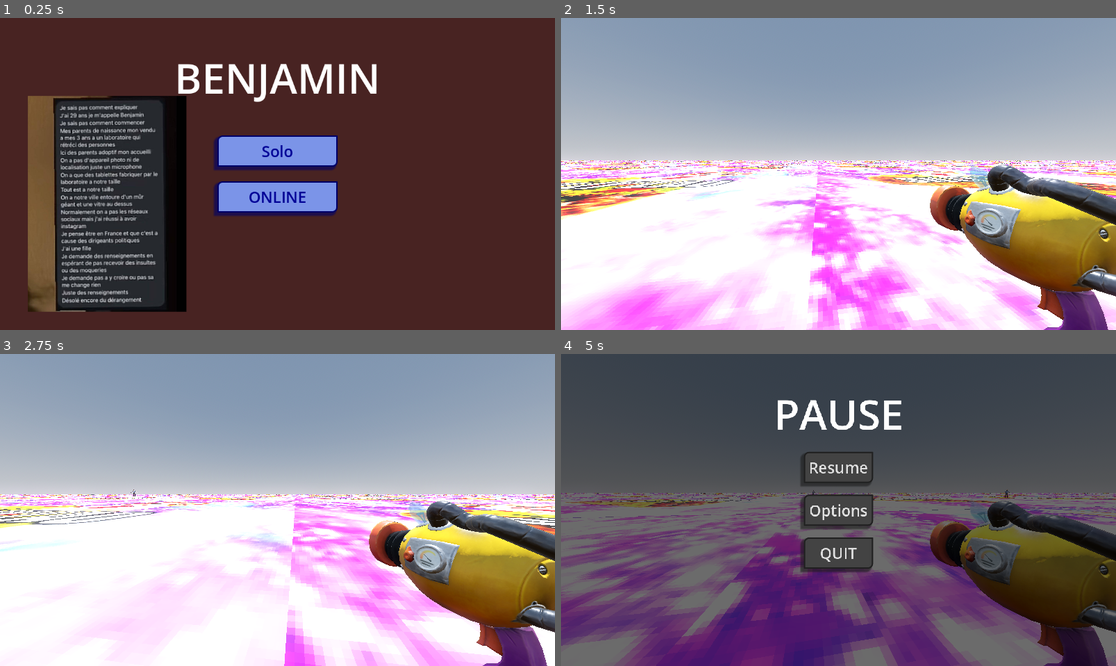
Above: before the commit, frames 1-4 (two rows, left to right).
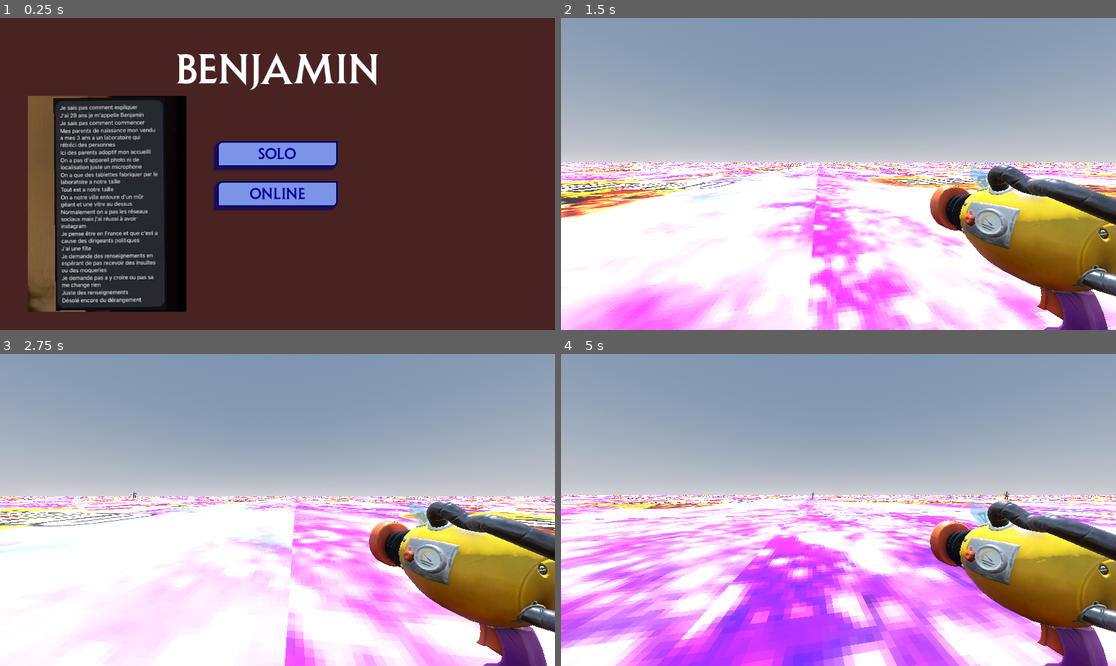
Above: after the commit, the same moments.

Repository: sillyLao/Benjamin
Game: Godot game, scene res://scenes/Menu/main_menu.tscn
The game is run twice, just before and just after one commit, with the same random seed, the same clock (stepped at 60 frames per second) and the same inputs. The engine's default icon, where the game draws it, is replaced by a stand-in: a white triangle on a blue panel in a dark square.
Inputs (mouse positions are in pixels of both pictures, inside the frame that each line leads up to):
- Up to frame 1 (0.25 s): no input
- Up to frame 2 (1.5 s): click "Solo" at 0.5 s; tap Enter (ui_accept) at 1.25 s; move the mouse to (866, 174) at 1.27 s; hold W (forward) from 1.28 s (still down); hold Tab (tab, bound only after the commit) from 1.28 s (still down)
- Up to frame 3 (2.75 s): keep holding W (forward); tap Enter (ui_accept) at 1.52, 2.27 s; move the mouse to (249, 510) at 2.02 s; release Tab (tab, bound only after the commit) at 2.03 s; click (249, 510) at 2.1 s; tap Tab (tab, bound only after the commit) at 2.3 s
- Up to frame 4 (5 s): keep holding W (forward); move the mouse to (849, 503) at 2.77 s; hold Tab (tab, bound only after the commit) 2.78-3.53 s; move the mouse to (832, 516) at 3.52 s; tap Tab (tab, bound only after the commit) at 3.6, 4.55 s; tap Enter (ui_accept) at 3.77, 4.52 s; move the mouse to (877, 513) at 4.27 s; press the mouse at (877, 513) at 4.28 s; tap Escape (ui_cancel) at 4.9 s

The runs differ from the first frame. In frame 1, 4.1% of the frame differs, in the area x 31-69%, y 11-64%; in frame 2, 11%; in frame 3, 7.9%; in frame 4, 99%, in the area x 0-100%, y 0-100%.
Error in both runs: Out of bounds get index '0' (on base: 'Dictionary') (res://scripts/character.gd:15)

Commit message:
ready checkmarks, in game tab

Diff:
--- a/project.godot
+++ b/project.godot
@@ -47,6 +47,11 @@
 "events": [Object(InputEventMouseButton,"resource_local_to_scene":false,"resource_name":"","device":-1,"window_id":0,"a …(258 unchanged characters)…
 ]
 }
+tab={
+"deadzone": 0.2,
+"events": [Object(InputEventKey,"resource_local_to_scene":false,"resource_name":"","device":-1,"window_id":0,"alt_pressed":false,"shift_pressed":false,"ctrl_pressed":false,"meta_pressed":false,"pressed":false,"keycode":0,"physical_keycode":4194306,"key_label":0,"unicode":0,"location":0,"echo":false,"script":null)
+]
+}
 
 [physics]
 
--- a/scenes/Entities/character.tscn
+++ b/scenes/Entities/character.tscn
@@ -26,7 +26,7 @@
 
 [sub_resource type="CylinderShape3D" id="CylinderShape3D_uk1gh"]
 height = 0.16708985
-radius = 0.3
+radius = 0.4
 
 [node name="Character" type="CharacterBody3D"]
 collision_layer = 2
--- a/scenes/Menu/main_menu.tscn
+++ b/scenes/Menu/main_menu.tscn
@@ -4,11 +4,8 @@
 [ext_resource type="Theme" uid="uid://dic8vi8f7m3cl" path="res://themes/main_menu_buttons.tres" id="1_l6cm7"]
 [ext_resource type="PackedScene" uid="uid://cdhs7h0r6xalb" path="res://scenes/Game/playground.tscn" id="2_wu84c"]
 [ext_resource type="PackedScene" uid="uid://cwvvrxi3msan5" path="res://scenes/Menu/online_menu.tscn" id="3_wu84c"]
+[ext_resource type="FontFile" uid="uid://ohss151a4oi5" path="res://assets/fonts/ShangoGothic-Bold.ttf" id="5_2itis"]
 [ext_resource type="Texture2D" uid="uid://usy41nfmek1x" path="res://assets/20250919_212530.jpg" id="5_4q1m5"]
-
-[sub_resource type="SystemFont" id="SystemFont_ekxnf"]
-font_names = PackedStringArray("ShangoGothic ☞")
-font_weight = 999
 
 [node name="MainMenu" type="Control"]
 layout_mode = 3
@@ -56,7 +53,7 @@
 offset_right = 212.0
 grow_horizontal = 2
 grow_vertical = 2
-theme_override_fonts/font = SubResource("SystemFont_ekxnf")
+theme_override_fonts/font = ExtResource("5_2itis")
 theme_override_font_sizes/font_size = 86
 text = "BENJAMIN"
 
--- a/scenes/Menu/online_lobby_menu.tscn
+++ b/scenes/Menu/online_lobby_menu.tscn
@@ -1,8 +1,9 @@
-[gd_scene load_steps=6 format=3 uid="uid://cf4mrrjcp7djo"]
+[gd_scene load_steps=7 format=3 uid="uid://cf4mrrjcp7djo"]
 
 [ext_resource type="Theme" uid="uid://dic8vi8f7m3cl" path="res://themes/main_menu_buttons.tres" id="1_j8ywt"]
 [ext_resource type="Script" uid="uid://cnbr2tfe5l7om" path="res://scripts/online_lobby_menu.gd" id="1_vdcme"]
 [ext_resource type="Theme" uid="uid://byhhmi0rfbtrt" path="res://themes/main_menu_small_buttons.tres" id="3_bfe55"]
+[ext_resource type="Texture2D" uid="uid://bkxfexw80n62w" path="res://assets/ui/check.png" id="3_f1llj"]
 
 [sub_resource type="SystemFont" id="SystemFont_j8ywt"]
 font_names = PackedStringArray("ShangoGothic ☞")
@@ -78,7 +79,7 @@
 text = "READY"
 metadata/_edit_use_anchors_ = true
 
-[node name="PanelContainer" type="PanelContainer" parent="."]
+[node name="PlayerList" type="PanelContainer" parent="."]
 layout_mode = 1
 anchors_preset = -1
 anchor_left = 0.1
@@ -88,8 +89,30 @@
 grow_horizontal = 2
 grow_vertical = 2
 
-[node name="VBoxContainer" type="VBoxContainer" parent="PanelContainer"]
+[node name="MarginContainer" type="MarginContainer" parent="PlayerList"]
 layout_mode = 2
+theme_override_constants/margin_left = 10
+theme_override_constants/margin_top = 10
+theme_override_constants/margin_right = 10
+theme_override_constants/margin_bottom = 10
+
+[node name="VBoxContainer" type="VBoxContainer" parent="PlayerList/MarginContainer"]
+layout_mode = 2
+
+[node name="HBoxContainer" type="HBoxContainer" parent="PlayerList/MarginContainer/VBoxContainer"]
+custom_minimum_size = Vector2(0, 25)
+layout_mode = 2
+
+[node name="Label" type="Label" parent="PlayerList/MarginContainer/VBoxContainer/HBoxContainer"]
+layout_mode = 2
+text = "Androgyne"
+
+[node name="TextureRect" type="TextureRect" parent="PlayerList/MarginContainer/VBoxContainer/HBoxContainer"]
+custom_minimum_size = Vector2(25, 0)
+layout_mode = 2
+texture = ExtResource("3_f1llj")
+expand_mode = 1
+stretch_mode = 5
 
 [node name="BACK" type="Button" parent="."]
 layout_mode = 1
--- /dev/null
+++ b/scenes/UI/tab_line.tscn
@@ -0,0 +1,66 @@
+[gd_scene load_steps=4 format=3 uid="uid://dcqv140k1j2t5"]
+
+[ext_resource type="Texture2D" uid="uid://8ef1ta3mnouw" path="res://icon.svg" id="1_ajtqk"]
+
+[sub_resource type="StyleBoxEmpty" id="StyleBoxEmpty_ajtqk"]
+
+[sub_resource type="Theme" id="Theme_b07ub"]
+PanelContainer/styles/panel = SubResource("StyleBoxEmpty_ajtqk")
+
+[node name="TabLine" type="PanelContainer"]
+custom_minimum_size = Vector2(600, 0)
+offset_right = 606.0
+offset_bottom = 46.0
+theme = SubResource("Theme_b07ub")
+
+[node name="MarginContainer" type="MarginContainer" parent="."]
+layout_mode = 2
+theme_override_constants/margin_left = 3
+theme_override_constants/margin_top = 3
+theme_override_constants/margin_right = 3
+theme_override_constants/margin_bottom = 3
+
+[node name="HBoxContainer" type="HBoxContainer" parent="MarginContainer"]
+layout_mode = 2
+
+[node name="Character" type="TextureRect" parent="MarginContainer/HBoxContainer"]
+custom_minimum_size = Vector2(75, 0)
+layout_mode = 2
+texture = ExtResource("1_ajtqk")
+expand_mode = 1
+stretch_mode = 5
+
+[node name="LaserColor" type="ColorRect" parent="MarginContainer/HBoxContainer"]
+custom_minimum_size = Vector2(40, 0)
+layout_mode = 2
+
+[node name="Name" type="Label" parent="MarginContainer/HBoxContainer"]
+custom_minimum_size = Vector2(200, 0)
+layout_mode = 2
+size_flags_horizontal = 3
+text = "Androgyne"
+horizontal_alignment = 1
+vertical_alignment = 1
+
+[node name="VSeparator" type="VSeparator" parent="MarginContainer/HBoxContainer"]
+layout_mode = 2
+
+[node name="Kills" type="Label" parent="MarginContainer/HBoxContainer"]
+custom_minimum_size = Vector2(50, 0)
+layout_mode = 2
+text = "0"
+horizontal_alignment = 1
+vertical_alignment = 1
+
+[node name="VSeparator2" type="VSeparator" parent="MarginContainer/HBoxContainer"]
+layout_mode = 2
+
+[node name="Deaths" type="Label" parent="MarginContainer/HBoxContainer"]
+custom_minimum_size = Vector2(50, 0)
+layout_mode = 2
+text = "0"
+horizontal_alignment = 1
+vertical_alignment = 1
+
+[node name="VSeparator3" type="VSeparator" parent="MarginContainer/HBoxContainer"]
+layout_mode = 2
--- a/scenes/UI/ui_overlay.tscn
+++ b/scenes/UI/ui_overlay.tscn
@@ -36,6 +36,9 @@
 corner_radius_bottom_left = 20
 
 [sub_resource type="StyleBoxEmpty" id="StyleBoxEmpty_4wf6i"]
+
+[sub_resource type="StyleBoxFlat" id="StyleBoxFlat_4wf6i"]
+bg_color = Color(0, 0, 0, 0.3)
 
 [sub_resource type="SystemFont" id="SystemFont_g0uky"]
 font_names = PackedStringArray("ShangoGothic ☞")
@@ -220,6 +223,55 @@
 offset_bottom = 441.0
 color = Color(0.7293979, 0.07846785, 0.07846785, 1)
 
+[node name="Tab" type="PanelContainer" parent="IG UI"]
+visible = false
+custom_minimum_size = Vector2(600, 0)
+layout_mode = 1
+anchors_preset = 8
+anchor_left = 0.5
+anchor_top = 0.5
+anchor_right = 0.5
+anchor_bottom = 0.5
+offset_left = -20.0
+offset_top = -20.0
+offset_right = 20.0
+offset_bottom = 20.0
+grow_horizontal = 2
+grow_vertical = 2
+theme_override_styles/panel = SubResource("StyleBoxFlat_4wf6i")
+
+[node name="VBoxContainer" type="VBoxContainer" parent="IG UI/Tab"]
+layout_mode = 2
+
+[node name="ColorRect" type="ColorRect" parent="IG UI/Tab/VBoxContainer"]
+custom_minimum_size = Vector2(0, 20)
+layout_mode = 2
+color = Color(0, 0, 0, 0.3019608)
+
+[node name="Label" type="Label" parent="IG UI/Tab/VBoxContainer/ColorRect"]
+layout_mode = 0
+offset_left = 489.0
+offset_top = -2.0
+offset_right = 529.0
+offset_bottom = 21.0
+text = "Kills"
+
+[node name="Label3" type="Label" parent="IG UI/Tab/VBoxContainer/ColorRect"]
+layout_mode = 0
+offset_left = 20.0
+offset_top = -2.0
+offset_right = 60.0
+offset_bottom = 21.0
+text = "Scoreboard"
+
+[node name="Label2" type="Label" parent="IG UI/Tab/VBoxContainer/ColorRect"]
+layout_mode = 0
+offset_left = 543.0
+offset_top = -2.0
+offset_right = 598.0
+offset_bottom = 21.0
+text = "Deaths"
+
 [node name="PauseMenu" type="Control" parent="."]
 visible = false
 layout_mode = 1
--- a/scripts/character.gd
+++ b/scripts/character.gd
@@ -55,7 +55,7 @@
 			UIOverlay.ammos_progress.value = (1-($RegainAmmoTimer.time_left/$RegainAmmoTimer.wait_time))*100
 
 		if not scale.x == 1:
-			scale = clamp(scale + Vector3.ONE*0.01*delta, Vector3.ONE*0.1, Vector3.ONE)
+			scale = clamp(scale + Vector3.ONE*0.01*delta, Vector3.ONE*0.2, Vector3.ONE)
 			if not input_dir and is_on_floor():
 				scale = clamp(scale + Vector3.ONE*0.03*delta, Vector3.ONE*0.2, Vector3.ONE)
 			UIOverlay.scale_bar.value = scale.x
@@ -140,6 +140,7 @@
 		killed_someone.rpc_id(from, to, "shrink")
 		disappear.rpc(to)
 		node.get_node("RespawnTimer").start()
+		Global.add_kill_death.rpc(from, to)
 
 @rpc("any_peer", "call_remote", "reliable")
 func killed_someone(from: int, method: String):
@@ -224,6 +225,7 @@
 	killed_someone.rpc_id(from, to, "crush")
 	disappear.rpc(to)
 	player.get_node("RespawnTimer").start()
+	Global.add_kill_death.rpc(from, to)
 
 func crushed_too_big():
 	is_dead = true
@@ -234,3 +236,4 @@
 	})
 	disappear.rpc(int(name))
 	get_node("RespawnTimer").start()
+	Global.add_kill_death.rpc(0, int(name))
--- a/scripts/global.gd
+++ b/scripts/global.gd
@@ -6,7 +6,7 @@
 
 
 func _unhandled_key_input(event):
-	if event.is_action_pressed("ui_cancel"):
+	if event.is_action_pressed("ui_cancel") and in_game:
 		if Global.paused:
 			Global.paused = false
 			UIOverlay.get_node("PauseMenu").hide()
@@ -27,6 +27,7 @@
 var is_host : bool
 var peer : ENetMultiplayerPeer
 var players_dict : Dictionary
+var players_score : Dictionary
 var player_count : int = 0
 var leave_reason : String
 
@@ -35,6 +36,10 @@
 func launch_online_game():
 	multiplayer.peer_disconnected.connect(_peer_disconnected)
 	multiplayer.server_disconnected.connect(_server_disconnected)
+	for id in players_dict:
+		players_score[id] = {}
+		players_score[id]["kills"] = 0
+		players_score[id]["deaths"] = 0
 
 func _peer_disconnected(id):
 	if not id == 1:
@@ -58,3 +63,12 @@
 					"timer" : 5
 				})
 				get_tree().change_scene_to_file("res://scenes/Menu/main_menu.tscn")
+
+@rpc("any_peer", "call_local", "reliable")
+func add_kill_death(kill: int, death: int):
+	if kill:
+		players_score[kill]["kills"] += 1
+		UIOverlay.tab.get_node(str(kill) + "/MarginContainer/HBoxContainer/Kills").text = str(players_score[kill]["kills"])
+	if death:
+		players_score[death]["deaths"] += 1
+		UIOverlay.tab.get_node(str(death) + "/MarginContainer/HBoxContainer/Deaths").text = str(players_score[death]["deaths"])
--- a/scripts/map_test.gd
+++ b/scripts/map_test.gd
@@ -1,6 +1,7 @@
 extends Node3D
 
 var character_scene : PackedScene = preload("res://scenes/Entities/character.tscn")
+var tab_line_scene : PackedScene = preload("res://scenes/UI/tab_line.tscn")
 var available_respawns : Array
 
 # Called when the node enters the scene tree for the first time.
@@ -11,6 +12,7 @@
 			available_respawns.append(node)
 		spawn_players()
 		Global.launch_online_game.rpc()
+	create_tab()
 
 
 func spawn_players():
@@ -23,6 +25,15 @@
 		new_player.name = str(id)
 		print(spawn_node)
 		add_child(new_player)
+
+func create_tab():
+	for id in Global.players_dict:
+		var tab_line = tab_line_scene.instantiate()
+		tab_line.get_node("MarginContainer/HBoxContainer/Name").text = Global.players_dict[id]["pseudo"]
+		tab_line.get_node("MarginContainer/HBoxContainer/LaserColor").color = Global.players_dict[id]["laser_color"]
+		tab_line.name = str(id)
+		UIOverlay.tab.add_child(tab_line)
+		UIOverlay.tab.add_child(HSeparator.new())
 
 func check_respawns():
 	available_respawns.clear()
--- a/scripts/online_lobby_menu.gd
+++ b/scripts/online_lobby_menu.gd
@@ -1,6 +1,7 @@
 extends Control
 
 var back_pressed : bool = false
+var checkmark = preload("res://assets/ui/check.png")
 
 func _ready():
 	$Options/BlockOptions.hide()
@@ -50,13 +51,26 @@
 @rpc("any_peer", "call_local", "reliable")
 func update_player_list(players_dict : Dictionary):
 	Global.players_dict = players_dict.duplicate(true)
-	for child in $PanelContainer/VBoxContainer.get_children():
+	for child in $PlayerList/MarginContainer/VBoxContainer.get_children():
 		child.queue_free()
 	for key in players_dict:
-		var label = Label.new()
-		label.text = players_dict[key]["pseudo"]
-		$PanelContainer/VBoxContainer.add_child(label)
+		add_player(key)
 	update_ready()
+
+func add_player(id: int):
+	var label = Label.new()
+	label.text = Global.players_dict[id]["pseudo"]
+	var hbc = HBoxContainer.new()
+	hbc.custom_minimum_size.y = 25
+	var tx = TextureRect.new()
+	tx.texture = checkmark
+	tx.expand_mode = TextureRect.EXPAND_IGNORE_SIZE
+	tx.stretch_mode = TextureRect.STRETCH_KEEP_ASPECT_CENTERED
+	tx.custom_minimum_size.x = 25
+	$PlayerList/MarginContainer/VBoxContainer.add_child(hbc)
+	hbc.add_child(label)
+	hbc.add_child(tx)
+	tx.visible = Global.players_dict[id]["ready"]
 
 @rpc("any_peer", "call_remote", "reliable")
 func send_infos(id:int, infos:Dictionary):
--- a/scripts/ui_overlay.gd
+++ b/scripts/ui_overlay.gd
@@ -4,6 +4,8 @@
 @onready var ammos_progress = $"IG UI/Ammos/ProgressBar"
 @onready var scale_bar = $"IG UI/ScaleBar/ProgressBar"
 @onready var animation_player = $AnimationPlayer
+@onready var tab = $"IG UI/Tab/VBoxContainer"
+
 
 var notification_scene : PackedScene = preload("res://scenes/UI/notification.tscn")
 
@@ -18,7 +20,11 @@
 	notif.get_node("Timer").wait_time = infos["timer"]
 	$Notifications/VBoxContainer.add_child(notif)
 
-#func _input(event):
+func _unhandled_key_input(event):
+	if event.is_action_pressed("tab"):
+		$"IG UI/Tab".show()
+	if event.is_action_released("tab"):
+		$"IG UI/Tab".hide()
 	#if event.is_action_pressed("right"):
 		#UIOverlay.spawn_notification({
 			#"icon": "res://icon.svg",
--- a/themes/main_menu_buttons.tres
+++ b/themes/main_menu_buttons.tres
@@ -1,8 +1,6 @@
 [gd_resource type="Theme" load_steps=5 format=3 uid="uid://dic8vi8f7m3cl"]
 
-[sub_resource type="SystemFont" id="SystemFont_bbx2r"]
-font_names = PackedStringArray("ShangoGothic ☞")
-font_weight = 999
+[ext_resource type="FontFile" uid="uid://ohss151a4oi5" path="res://assets/fonts/ShangoGothic-Bold.ttf" id="1_uv366"]
 
 [sub_resource type="StyleBoxFlat" id="StyleBoxFlat_uv366"]
 content_margin_left = 10.0
@@ -60,7 +58,7 @@
 Button/colors/font_hover_color = Color(0, 0, 0.5882353, 1)
 Button/colors/font_pressed_color = Color(0, 0, 0.5882353, 1)
 Button/font_sizes/font_size = 32
-Button/fonts/font = SubResource("SystemFont_bbx2r")
+Button/fonts/font = ExtResource("1_uv366")
 Button/styles/hover = SubResource("StyleBoxFlat_uv366")
 Button/styles/normal = SubResource("StyleBoxFlat_6yp40")
 Button/styles/pressed = SubResource("StyleBoxFlat_yx83t")
--- a/themes/main_menu_small_buttons.tres
+++ b/themes/main_menu_small_buttons.tres
@@ -1,8 +1,6 @@
 [gd_resource type="Theme" load_steps=5 format=3 uid="uid://byhhmi0rfbtrt"]
 
-[sub_resource type="SystemFont" id="SystemFont_rjn5a"]
-font_names = PackedStringArray("ShangoGothic ☞")
-font_weight = 999
+[ext_resource type="FontFile" uid="uid://ohss151a4oi5" path="res://assets/fonts/ShangoGothic-Bold.ttf" id="1_ht4a7"]
 
 [sub_resource type="StyleBoxFlat" id="StyleBoxFlat_ht4a7"]
 content_margin_left = 10.0
@@ -57,7 +55,7 @@
 
 [resource]
 Button/font_sizes/font_size = 32
-Button/fonts/font = SubResource("SystemFont_rjn5a")
+Button/fonts/font = ExtResource("1_ht4a7")
 Button/styles/hover = SubResource("StyleBoxFlat_ht4a7")
 Button/styles/normal = SubResource("StyleBoxFlat_r5bqt")
 Button/styles/pressed = SubResource("StyleBoxFlat_rjc7f")
Binary file added: assets/ui/check.png
Not shown, added: assets/ui/check.png.import
Not shown: 1 places in scenes/UI/ui_overlay.tscn that only renumber resources
